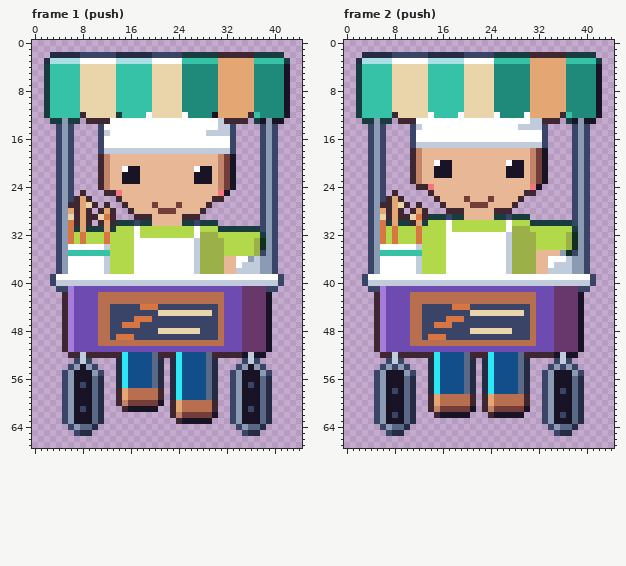
Edited in one commit: pixel-art file (art/hood-people/food-cart-vendor@94.aseprite). This is how it looked before the edit.
45x68 pixels, 12 frames. Shown: frame 1 (push), frame 2 (push). The commit also changed other frames, which this record leaves out.
After the commit:
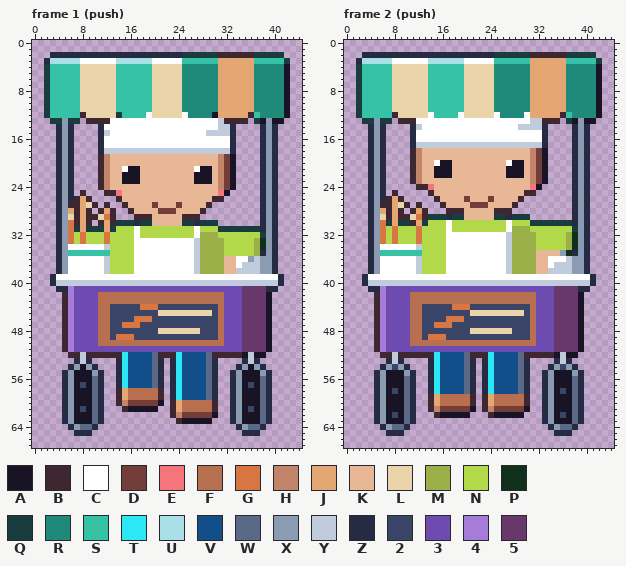
Palette (. is transparent): A #181425  B #3e2731  C #ffffff  D #733e39  E #f6757a  F #b86f50  G #d77643  H #c28569  J #e4a672  K #e8b796  L #ead4aa  M #9cb04a  N #b2d94a  P #11301c  Q #193c3e  R #1f8a7a  S #35c2a6  T #2ce8f5  U #a8e0e6  V #124e89  W #5a6988  X #8b9bb4  Y #c0cbdc  Z #262b44  2 #3a4466  3 #6d4bb0  4 #a77bd9  5 #68386c
Diff:
Frame 1 (push):
y 2: x 8..13 222222 -> ZZZZZZ; x 20..24 22222 -> ZZZZZ
y 14..18: x 4 2 -> Z; x 6 2 -> Z; x 11 2 -> Z; x 33 2 -> Z; x 38 2 -> Z; x 40 2 -> Z
y 19..26: x 4 2 -> Z; x 6 2 -> Z; x 38 2 -> Z; x 40 2 -> Z
y 27..29: x 4 2 -> Z; x 38 2 -> Z; x 40 2 -> Z
y 30: x 4 2 -> Z; x 17 2 -> Z; x 27 2 -> Z; x 38 2 -> Z; x 40 2 -> Z
y 31: x 4 2 -> Z; x 38 2 -> Z; x 40 2 -> Z
y 32..34: x 4 2 -> Z; x 40 2 -> Z
y 35: x 4 2 -> Z; x 38 2 -> Z; x 40 2 -> Z
y 36..38: x 4 2 -> Z; x 40 2 -> Z
y 39..40: x 3 2 -> Z; x 41 2 -> Z
y 41: x 4..5 22 -> ZZ; x 39..40 22 -> ZZ
y 53: x 7 2 -> Z; x 9 2 -> Z; x 35 2 -> Z; x 37 2 -> Z
y 54: x 6 2 -> Z; x 10 2 -> Z; x 34 2 -> Z; x 38 2 -> Z
y 55: x 5 2 -> Z; x 11 2 -> Z; x 33 2 -> Z; x 39 2 -> Z
y 56..63: x 5 2 -> Z; x 33 2 -> Z
y 64: x 6 2 -> Z; x 34 2 -> Z
y 65: x 7 2 -> Z; x 35 2 -> Z
Frame 2 (push):
y 2: x 8..13 222222 -> ZZZZZZ; x 20..24 22222 -> ZZZZZ
y 14..17: x 4 2 -> Z; x 6 2 -> Z; x 11 2 -> Z; x 33 2 -> Z; x 38 2 -> Z; x 40 2 -> Z
y 18..26: x 4 2 -> Z; x 6 2 -> Z; x 38 2 -> Z; x 40 2 -> Z
y 27..28: x 4 2 -> Z; x 38 2 -> Z; x 40 2 -> Z
y 29: x 4 2 -> Z; x 17 2 -> Z; x 27 2 -> Z; x 38 2 -> Z; x 40 2 -> Z
y 30: x 4 2 -> Z; x 38 2 -> Z; x 40 2 -> Z
y 31..34: x 4 2 -> Z; x 40 2 -> Z
y 35: x 4 2 -> Z; x 38 2 -> Z; x 40 2 -> Z
y 36..38: x 4 2 -> Z; x 40 2 -> Z
y 39..40: x 3 2 -> Z; x 41 2 -> Z
y 41: x 4..5 22 -> ZZ; x 39..40 22 -> ZZ
y 53: x 7 2 -> Z; x 9 2 -> Z; x 35 2 -> Z; x 37 2 -> Z
y 54: x 6 2 -> Z; x 10 2 -> Z; x 34 2 -> Z; x 38 2 -> Z
y 55: x 5 2 -> Z; x 11 2 -> Z; x 33 2 -> Z; x 39 2 -> Z
y 56..63: x 5 2 -> Z; x 33 2 -> Z
y 64: x 6 2 -> Z; x 34 2 -> Z
y 65: x 7 2 -> Z; x 35 2 -> Z
